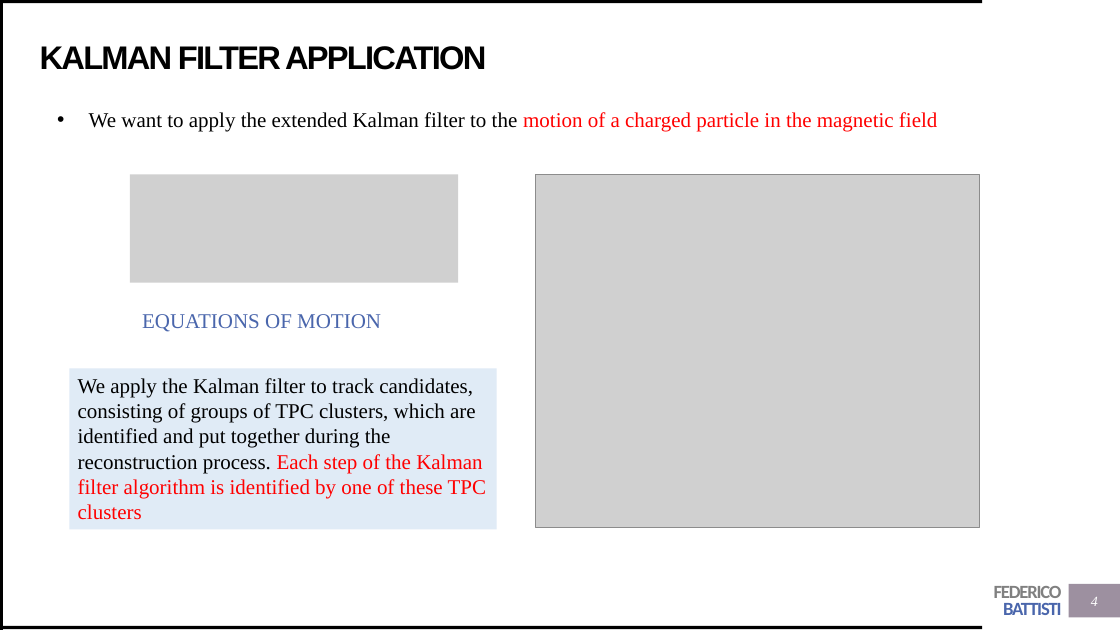
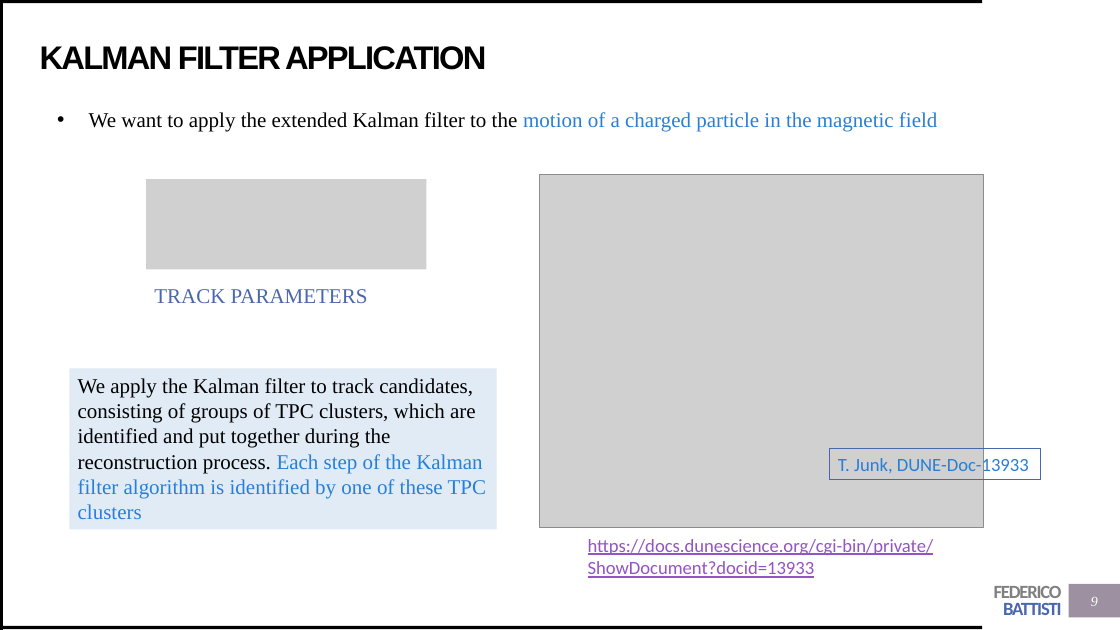
Before and after one commit to Trenchcoat95/OxfordCode, a slide deck: slide 9 of Presentations/Kalman Filter.pptx (slide 4 before the commit). Drawn at 1120x630 pixels with LibreOffice and Linux fonts; fonts in the diff are those of the drawing; grey boxes stand for pictures. Boxes give left, top, right and bottom in pixels: in the first picture for what was removed or moved away, otherwise in the second. Text is boxed around its words. In the diff, an @@ line names an element or a change of style, - is before the commit and + after.

Commit message:
new kalman presentation and toy montecarlo

```diff
--- a/Presentations/Kalman Filter.pptx
+++ b/Presentations/Kalman Filter.pptx
@@ text "We want to apply the ..." at (89,112,937,132): text colour #FF0000 to #297FD5 in "motion of a charged particle in the ..." @@
@@ picture: place and size @@
-picture at (130,175,459,283)
+picture at (146,179,427,269)
@@ picture: place and size @@
-picture at (535,175,979,528)
+picture at (539,175,983,528)
@@ text at (154,289,368,303): text changed @@
-EQUATIONS OF MOTION
+TRACK PARAMETERS
@@ rectangle "We apply the Kalman filter ..." at (70,369,497,530): text colour #FF0000 to #297FD5 in "Each step of the Kalman filter algorithm ..." @@
@@ rectangle added at (830,449,1041,480), outline #4A66AC 0.75 pt, 16 pt, text #297FD5 @@
+T. Junk, DUNE-Doc-13933
@@ text added at (588,539,934,578), 16 pt, text #9454C3, underline @@
+https://docs.dunescience.org/cgi-bin/private/ShowDocument?docid=13933
@@ page number at (1091,597,1098,606): text changed @@
-4
+9
```
Also in this commit, not shown: 11 other slides changed, 17 slides added, 55 other files.
